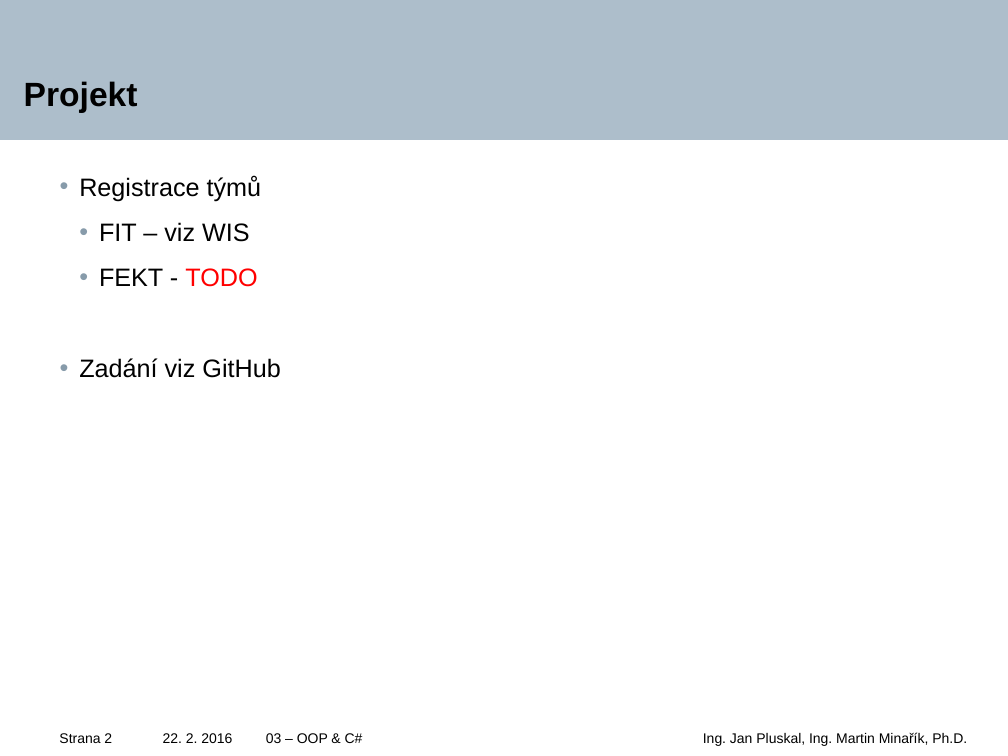
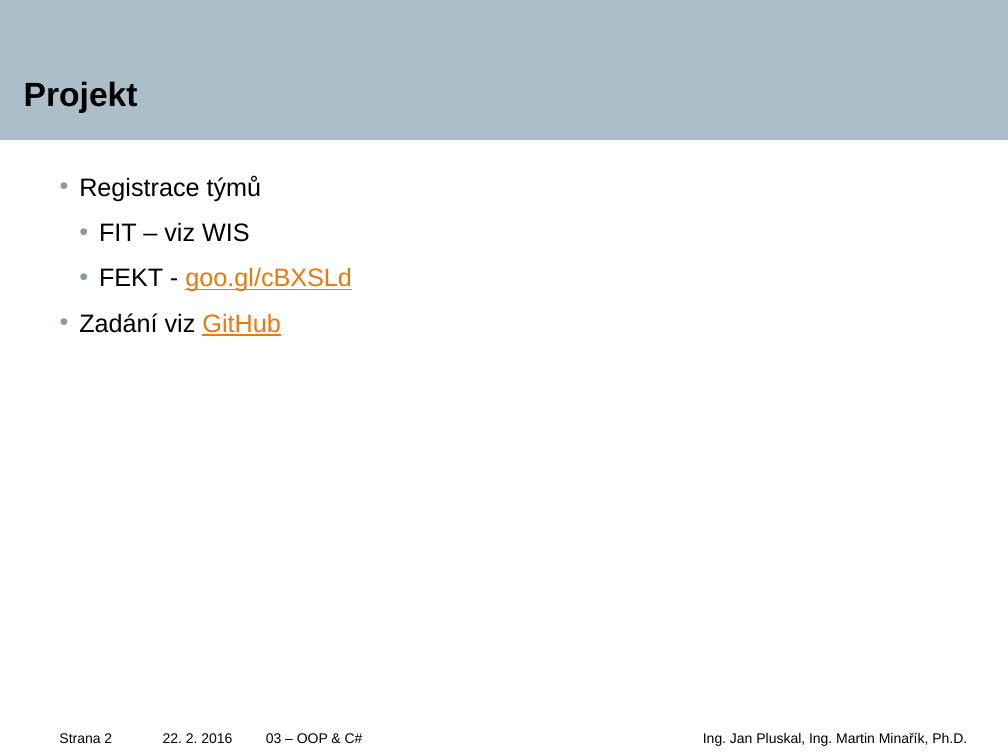
Before and after one commit to tajpo/fitiw5, a slide deck: slide 2 of Lectures/IW5-02-OOP_EF.pptx. Drawn at 1008x756 pixels with LibreOffice and Linux fonts; fonts in the diff are those of the drawing; background and template pictures are left out. Boxes give left, top, right and bottom in pixels: in the first picture for what was removed or moved away, otherwise in the second. Text is boxed around its words. In the diff, an @@ line names an element or a change of style, - is before the commit and + after.

Commit message:
Add FEKT registration link.

```diff
--- a/Lectures/IW5-02-OOP_EF.pptx
+++ b/Lectures/IW5-02-OOP_EF.pptx
@@ text at bbox=[99, 267, 352, 292]: text changed; text colour #000000 to #EB780A @@
-    • FEKT - TODO
+    • FEKT - goo.gl/cBXSLd
@@ text at bbox=[79, 313, 280, 336]: text colour #000000 to #EB780A, underline on in "GitHub" @@
```
Also in this commit, not shown: 1 other slide changed.
